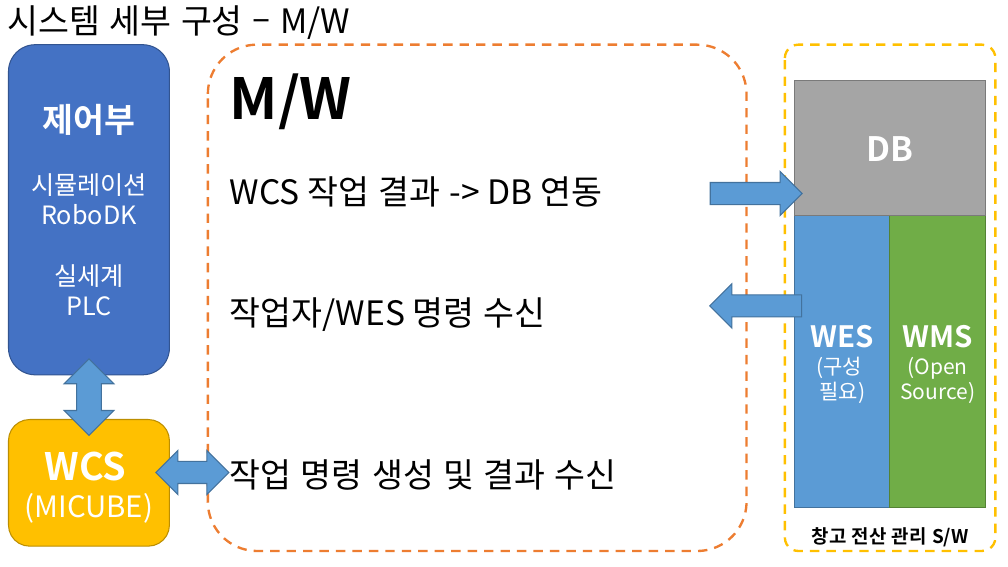
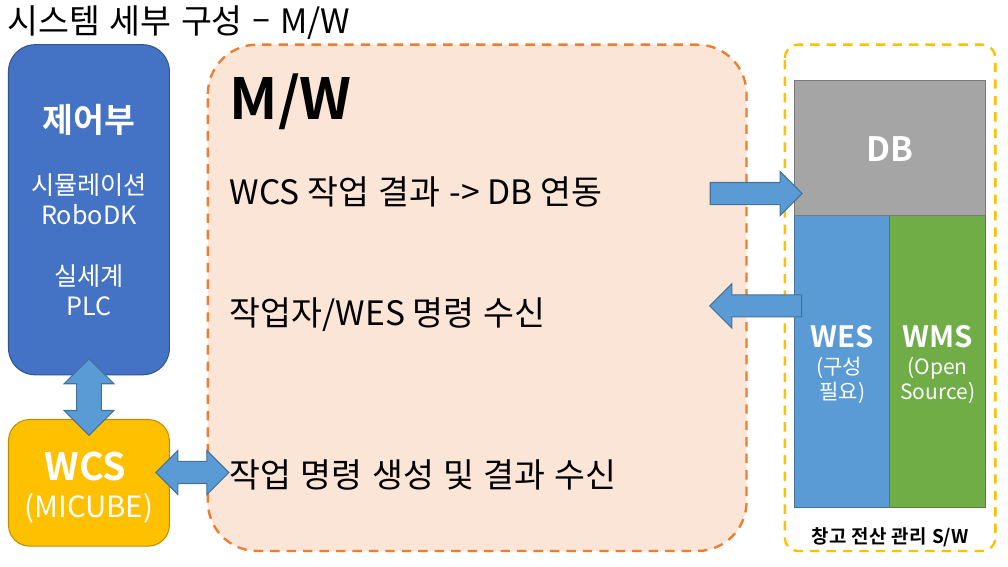
Before and after one commit to SpRobotTeam/DT_Gantry_Robot_WareHouse, a slide deck: slide 5 of doc/시스템 개념.pptx (slide 6 before the commit). Drawn at 1008x567 pixels with LibreOffice and Linux fonts; fonts in the diff are those of the drawing. Boxes give left, top, right and bottom in pixels: in the first picture for what was removed or moved away, otherwise in the second. Text is boxed around its words. In the diff, an @@ line names an element or a change of style, - is before the commit and + after.

```diff
--- a/doc/시스템 개념.pptx
+++ b/doc/시스템 개념.pptx
@@ rounded rectangle "M/W" at (208, 45, 746, 551): fill none to #FBE5D6 @@
```
Also in this commit, not shown: 4 other slides changed, 4 slides added, 1 slide removed, 6 other files.
